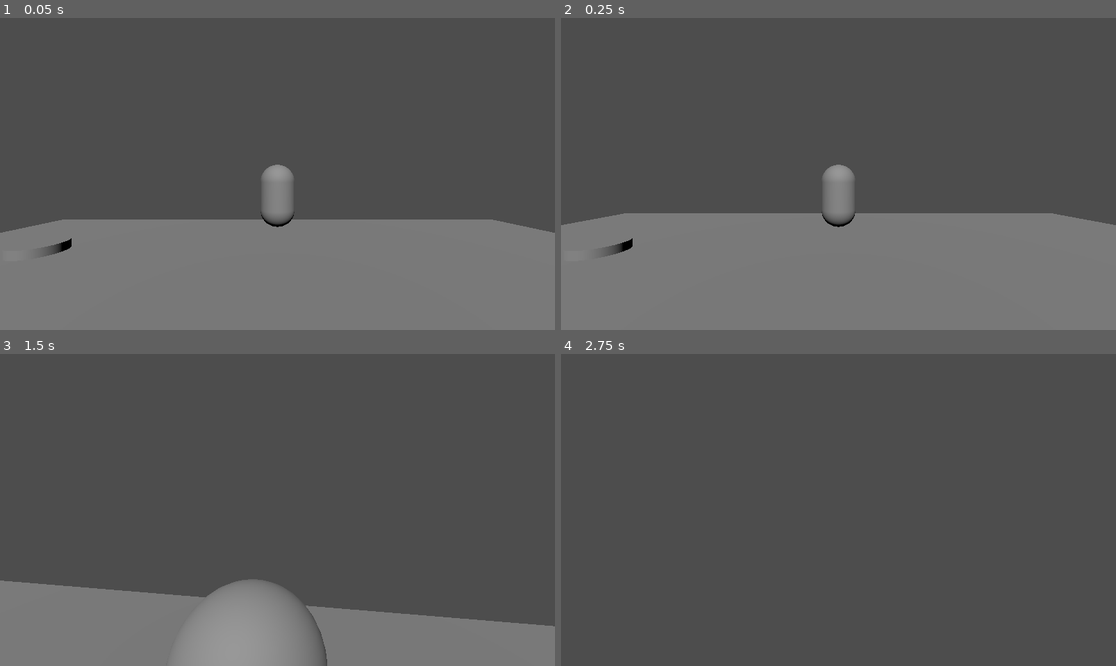
Above: before the commit, frames 1-4 (two rows, left to right).
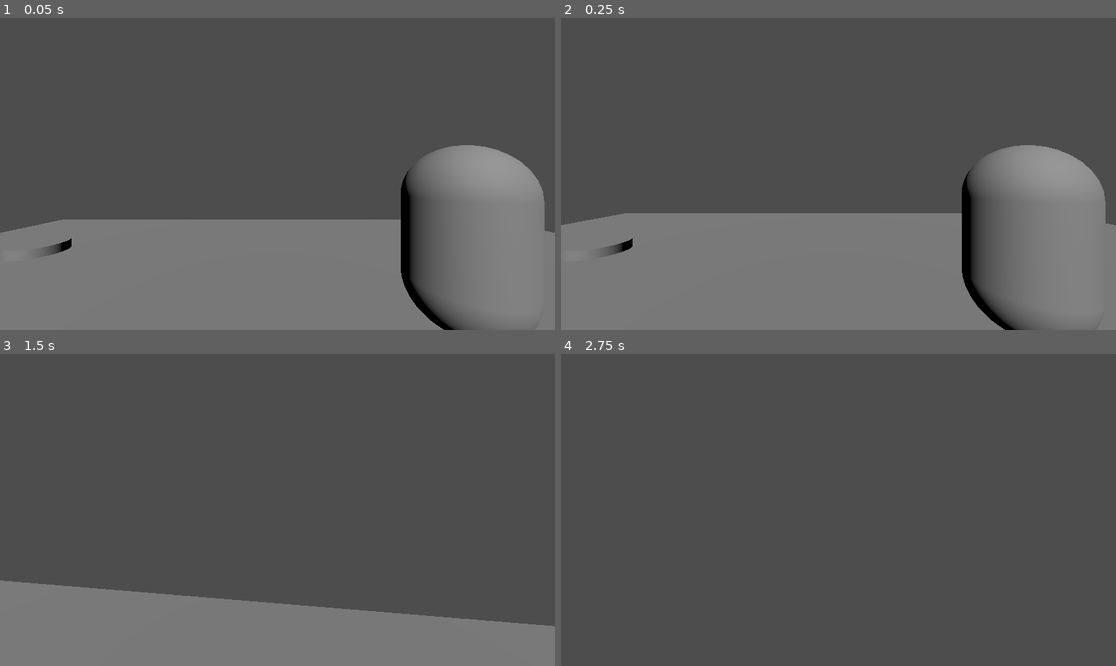
Above: after the commit, the same moments.

Repository: ThreeCoffees/HackYeah2025
Game: Godot game, scene res://test_scenes/leon_test_scene.tscn
Same seed, same stepped clock (60 frames per second), same inputs: the game is played once before the commit and once after it. This scene is started directly instead of the project's main scene.
Inputs (mouse positions are in pixels of both pictures, inside the frame that each line leads up to):
- Up to frame 1 (0.05 s): no input
- Up to frame 2 (0.25 s): no input
- Up to frame 3 (1.5 s): move the mouse to (305, 510) at 0.52 s; hold W (move_forward) from 0.53 s (still down); click (305, 510) at 0.6 s; tap Space (jump) at 0.77 s; move the mouse to (249, 510) at 1.27 s; click (249, 510) at 1.35 s
- Up to frame 4 (2.75 s): keep holding W (move_forward); tap Space (jump) at 1.52 s; move the mouse to (849, 503) at 2.02 s; click (849, 503) at 2.1 s

The runs differ from the first frame. In frame 1, 7.9% of the frame differs, in the area x 46-99%, y 40-100%; in frame 2, 7.6%; in frame 3, 2.7%; in frame 4, nothing differs.

Commit message:
fix inheritance for playercharacters

Diff:
--- a/characters/flying_character.tscn
+++ b/characters/flying_character.tscn
@@ -1,20 +1,20 @@
-[gd_scene load_steps=4 format=3 uid="uid://bto115mhdyubd"]
+[gd_scene load_steps=5 format=3 uid="uid://bto115mhdyubd"]
 
-[ext_resource type="Script" uid="uid://bshf6r3q7oj2k" path="res://characters/flying_character.gd" id="1_6kj3i"]
+[ext_resource type="PackedScene" uid="uid://b4xmcokbmqma" path="res://characters/playable_character.tscn" id="1_6kj3i"]
+[ext_resource type="Script" uid="uid://bshf6r3q7oj2k" path="res://characters/flying_character.gd" id="2_evaoo"]
 
-[sub_resource type="SphereShape3D" id="SphereShape3D_6kj3i"]
+[sub_resource type="SphereShape3D" id="SphereShape3D_evaoo"]
 
-[sub_resource type="SphereMesh" id="SphereMesh_evaoo"]
+[sub_resource type="SphereMesh" id="SphereMesh_58oc1"]
 
-[node name="FlyingCharacter" type="CharacterBody3D"]
-script = ExtResource("1_6kj3i")
-metadata/_custom_type_script = "uid://ba7rvi6gf7o0r"
+[node name="FlyingCharacter" instance=ExtResource("1_6kj3i")]
+script = ExtResource("2_evaoo")
 
-[node name="CollisionShape3D" type="CollisionShape3D" parent="."]
-shape = SubResource("SphereShape3D_6kj3i")
+[node name="CameraOffset" parent="." index="0"]
+transform = Transform3D(1, 0, 0, 0, 1, 0, 0, 0, 1, 0, 0, -0.5810886)
 
-[node name="MeshInstance3D" type="MeshInstance3D" parent="."]
-mesh = SubResource("SphereMesh_evaoo")
+[node name="CollisionShape3D" type="CollisionShape3D" parent="." index="1"]
+shape = SubResource("SphereShape3D_evaoo")
 
-[node name="CameraOffset" type="Node3D" parent="."]
-transform = Transform3D(1, 0, 0, 0, 1, 0, 0, 0, 1, 0, 0, -0.5810886)
+[node name="MeshInstance3D" type="MeshInstance3D" parent="." index="2"]
+mesh = SubResource("SphereMesh_58oc1")
--- a/characters/playable_character.tscn
+++ b/characters/playable_character.tscn
@@ -3,4 +3,9 @@
 [ext_resource type="Script" uid="uid://ba7rvi6gf7o0r" path="res://characters/playable_character.gd" id="1_cne60"]
 
 [node name="PlayableCharacter" type="CharacterBody3D"]
+collision_layer = 7
+collision_mask = 3
 script = ExtResource("1_cne60")
+
+[node name="CameraOffset" type="Node3D" parent="."]
+transform = Transform3D(1, 0, 0, 0, 1, 0, 0, 0, 1, 0, 1.4439663, -0.593572)
--- a/characters/walking_character.tscn
+++ b/characters/walking_character.tscn
@@ -1,24 +1,21 @@
-[gd_scene load_steps=4 format=3 uid="uid://x8ncv8cvkmg5"]
+[gd_scene load_steps=5 format=3 uid="uid://diiwa5d43dean"]
 
-[ext_resource type="Script" uid="uid://yrrwjkv6vvx4" path="res://characters/walking_character.gd" id="1_oiig4"]
+[ext_resource type="PackedScene" uid="uid://b4xmcokbmqma" path="res://characters/playable_character.tscn" id="1_oiig4"]
+[ext_resource type="Script" uid="uid://yrrwjkv6vvx4" path="res://characters/walking_character.gd" id="2_pq123"]
 
-[sub_resource type="CapsuleShape3D" id="CapsuleShape3D_a4eba"]
+[sub_resource type="CapsuleShape3D" id="CapsuleShape3D_8008b"]
 height = 1.8
 
-[sub_resource type="CapsuleMesh" id="CapsuleMesh_oiig4"]
+[sub_resource type="CapsuleMesh" id="CapsuleMesh_rrvj8"]
 height = 1.8
 
-[node name="WalkingCharacter" type="CharacterBody3D"]
-script = ExtResource("1_oiig4")
-metadata/_custom_type_script = "uid://ba7rvi6gf7o0r"
+[node name="WalkingCharacter" instance=ExtResource("1_oiig4")]
+script = ExtResource("2_pq123")
 
-[node name="CollisionShape3D" type="CollisionShape3D" parent="."]
+[node name="CollisionShape3D" type="CollisionShape3D" parent="." index="1"]
 transform = Transform3D(1, 0, 0, 0, 1, 0, 0, 0, 1, 0, 1, 0)
-shape = SubResource("CapsuleShape3D_a4eba")
+shape = SubResource("CapsuleShape3D_8008b")
 
-[node name="MeshInstance3D" type="MeshInstance3D" parent="."]
+[node name="MeshInstance3D" type="MeshInstance3D" parent="." index="2"]
 transform = Transform3D(1, 0, 0, 0, 1, 0, 0, 0, 1, 0, 1, 0)
-mesh = SubResource("CapsuleMesh_oiig4")
-
-[node name="CameraOffset" type="Node3D" parent="."]
-transform = Transform3D(1, 0, 0, 0, 1, 0, 0, 0, 1, 0, 1.4439663, -0.593572)
+mesh = SubResource("CapsuleMesh_rrvj8")
--- a/player/player_camera.tscn
+++ b/player/player_camera.tscn
@@ -7,4 +7,5 @@
 
 [node name="PickingRayCast" type="RayCast3D" parent="."]
 target_position = Vector3(0, 0, -30)
+collision_mask = 6
 collide_with_areas = true
--- a/project.godot
+++ b/project.godot
@@ -69,3 +69,9 @@
 "events": [Object(InputEventKey,"resource_local_to_scene":false,"resource_name":"","device":-1,"window_id":0,"alt_press …(191 unchanged characters)…
 ]
 }
+
+[layer_names]
+
+3d_physics/layer_1="BlockingMovement"
+3d_physics/layer_2="BlockingInterations"
+3d_physics/layer_3="Interactible"
--- a/test_scenes/leon_test_scene.tscn
+++ b/test_scenes/leon_test_scene.tscn
@@ -15,6 +15,8 @@
 
 [node name="StaticWall" type="StaticBody3D" parent="."]
 transform = Transform3D(1, 0, 0, 0, 1, 0, 0, 0, 1, 0, -1, 0)
+collision_layer = 3
+collision_mask = 0
 
 [node name="MeshInstance3D" type="MeshInstance3D" parent="StaticWall"]
 mesh = SubResource("BoxMesh_moyko")
@@ -22,14 +24,6 @@
 
 [node name="CollisionShape3D" type="CollisionShape3D" parent="StaticWall"]
 shape = SubResource("BoxShape3D_rw8bm")
-
-[node name="WalkingCharacter" parent="." instance=ExtResource("1_rw8bm")]
-
-[node name="PlayerCamera" parent="WalkingCharacter" instance=ExtResource("2_pv81j")]
-transform = Transform3D(1, 0, 0, 0, 1, 0, 0, 0, 1, 0, 1.6304364, -0.5267069)
-
-[node name="WalkingCharacter2" parent="." instance=ExtResource("1_rw8bm")]
-transform = Transform3D(1, 0, 0, 0, 1, 0, 0, 0, 1, 0, 0, -6.468672)
 
 [node name="FlyingCharacter" parent="." instance=ExtResource("3_uagcx")]
 transform = Transform3D(1, 0, 0, 0, 1, 0, 0, 0, 1, -5.697995, 3.5570292, 0)
@@ -39,3 +33,16 @@
 
 [node name="WalkingCharacterSmall" parent="." instance=ExtResource("4_nl7uf")]
 transform = Transform3D(1, 0, 0, 0, 1, 0, 0, 0, 1, -5.3089113, 0, -5.06216)
+collision_layer = 7
+collision_mask = 3
+
+[node name="WalkingCharacterv2" parent="." instance=ExtResource("5_txxle")]
+transform = Transform3D(1, 0, 0, 0, 1, 0, 0, 0, 1, -4.377982, -0.29660892, -0.03684306)
+
+[node name="WalkingCharacter" parent="." instance=ExtResource("5_txxle")]
+
+[node name="PlayerCamera" parent="WalkingCharacter" instance=ExtResource("2_pv81j")]
+transform = Transform3D(1, 0, 0, 0, 1, 0, 0, 0, 1, 0, 1.6304364, -0.52670693)
+
+[node name="WalkingCharacter2" parent="." instance=ExtResource("5_txxle")]
+transform = Transform3D(1, 0, 0, 0, 1, 0, 0, 0, 1, 1.7881638, 0.008633852, -2.5161672)
Not shown: 1 places in characters/walking_character_small.tscn that only renumber resources
Not shown: 1 places in test_scenes/leon_test_scene.tscn that only renumber resources
